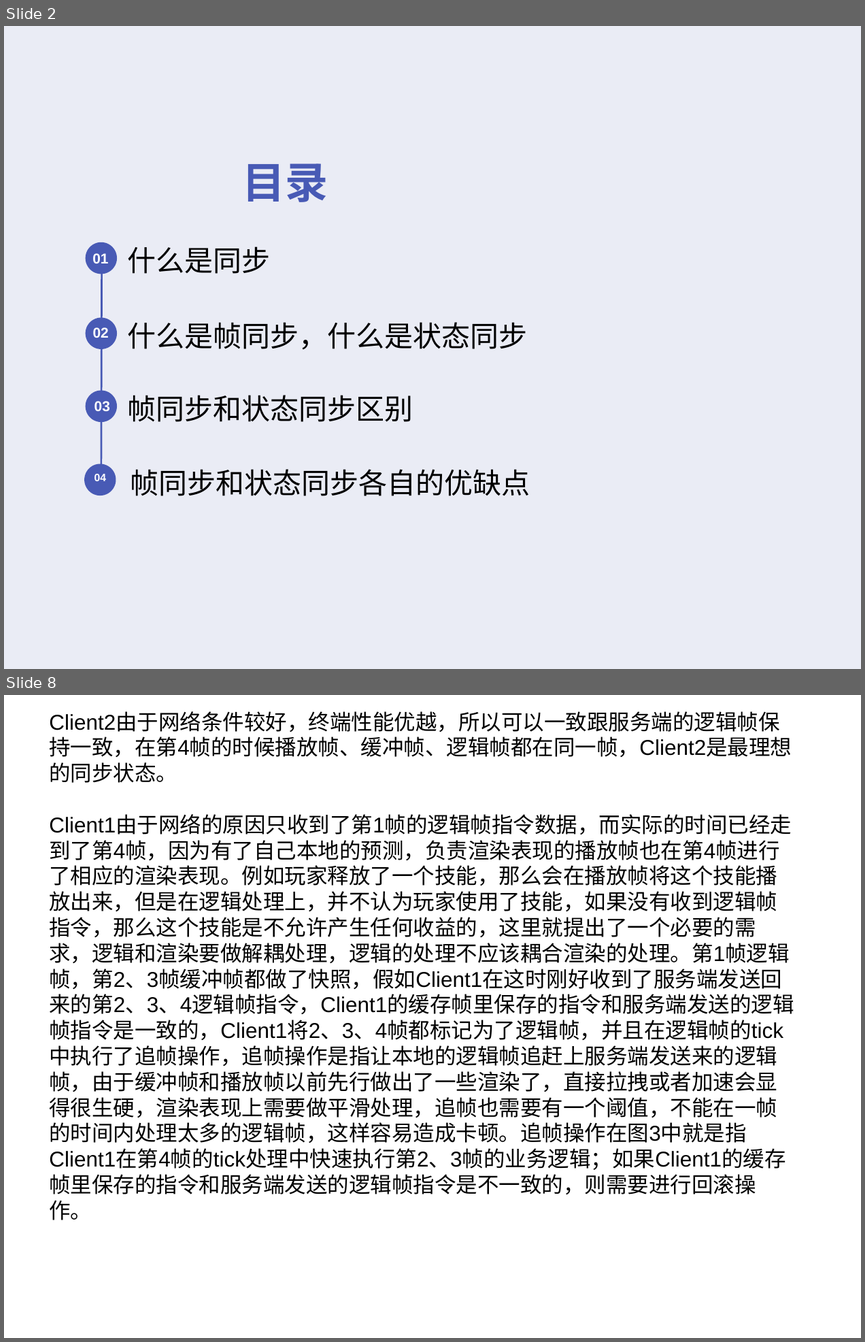
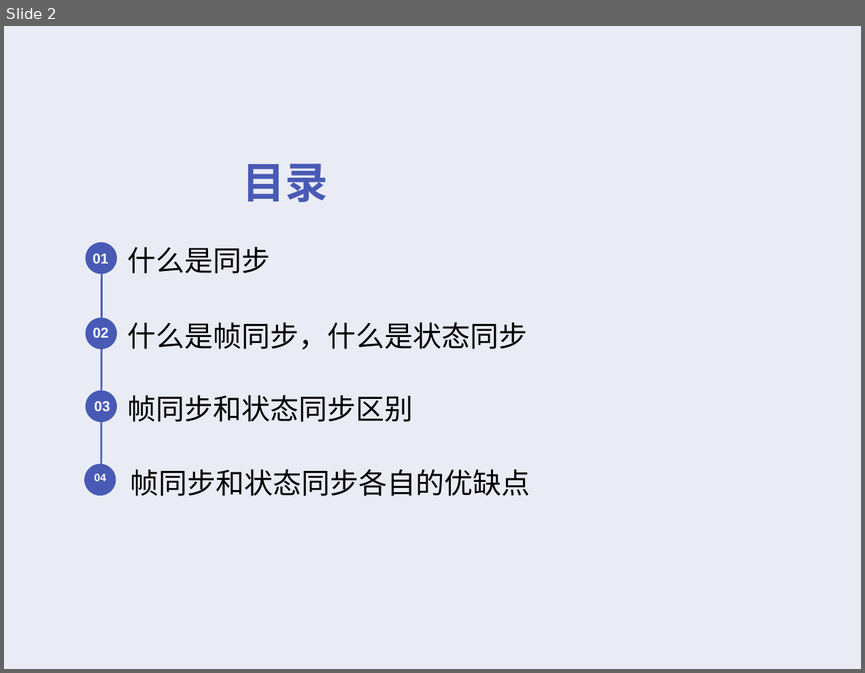
Before and after one commit to cyk88888888/LockStep-StateSynchronization, a slide deck: 浅析帧同步和状态同步.ppt. Shown one above the other, each under a label of ours: slides 2 and 8 before the commit, slide 2 after it; the slides between them are not shown. The pictures are 865x1342 and 865x673 pixels, drawn with LibreOffice and Linux fonts; fonts in the diff are those of the drawing; background and template pictures are left out. Boxes give left, top, right and bottom in pixels: in the first picture for what was removed or moved away, otherwise in the second. Text is boxed around its words. In the diff, an @@ line names an element or a change of style, - is before the commit and + after.

```diff
--- a/浅析帧同步和状态同步.ppt
+++ b/浅析帧同步和状态同步.ppt
@@ slide 8 removed at (x1=4, y1=695, x2=861, y2=1338), background #FFFFFF @@
@@ text removed at (x1=49, y1=713, x2=794, y2=1220) @@
-Client2由于网络条件较好，终端性能优越，所以可以一致跟服务端的逻辑帧保持一致，在第4帧的时候播放帧、缓冲帧、逻辑帧都在同一帧，Client2是最理想的同步状态。
-Client1由于网络的原因只收到了第1帧的逻辑帧指令数据，而实际的时间已经走到了第4帧，因为有了自己本地的预测，负责渲染表现的播放帧也在第4帧进行了相应的渲染表现。例如玩家释放了一个技能，那么会在播放帧将这个技能播放出来，但是在逻辑处理上，并不认为玩家使用了技能，如果没有收到逻辑帧指令，那么这个技能是不允许产生任何收益的，这里就提出了一个必要的需求，逻辑和渲染要做解耦处理，逻辑的处理不应该耦合渲染的处理。第1帧逻辑帧，第2、3帧缓冲帧都做了快照，假如Client1在这时刚好收到了服务端发送回来的第2、3、4逻辑帧指令，Client1的缓存帧里保存的指令和服务端发送的逻辑帧指令是一致的，Client1将2、3、4帧都标记为了逻辑帧，并且在逻辑帧的tick中执行了追帧操作，追帧操作是指让本地的逻辑帧追赶上服务端发送来的逻辑帧，由于缓冲帧和播放帧以前先行做出了一些渲染了，直接拉拽或者加速会显得很生硬，渲染表现上需要做平滑处理，追帧也需要有一个阈值，不能在一帧的时间内处理太多的逻辑帧，这样容易造成卡顿。追帧操作在图3中就是指Client1在第4帧的tick处理中快速执行第2、3帧的业务逻辑；如果Client1的缓存帧里保存的指令和服务端发送的逻辑帧指令是不一致的，则需要进行回滚操作。
```
Also in this commit, not shown: 4 slides changed, 11 slides added, 7 other slides removed, 8 other files.
